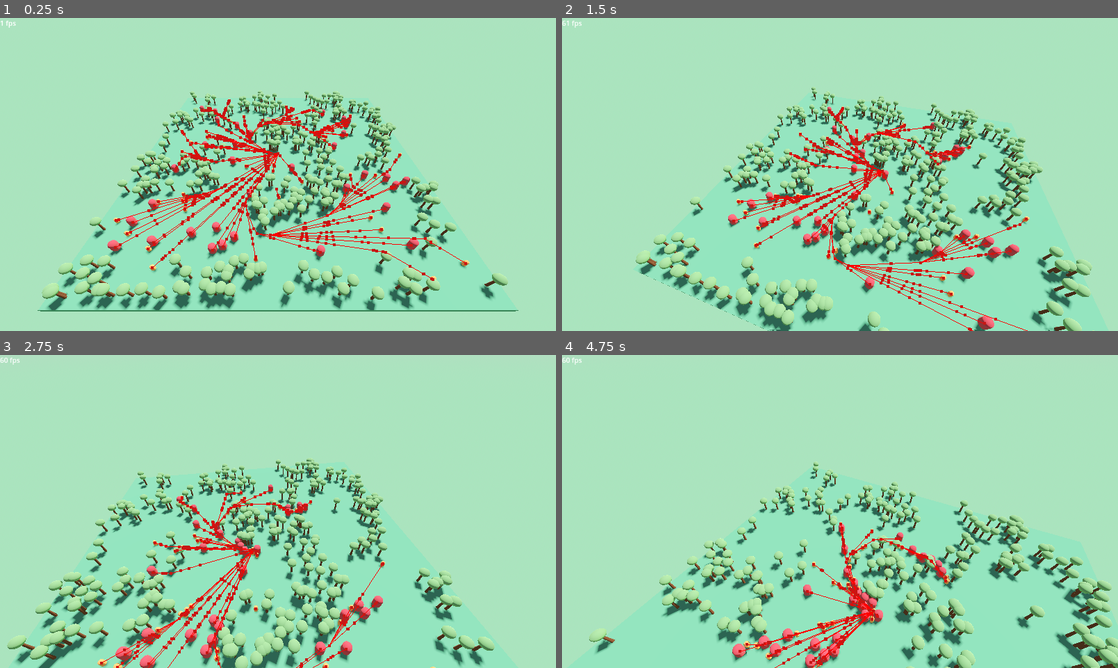
Above: before the commit, frames 1-4 (two rows, left to right).
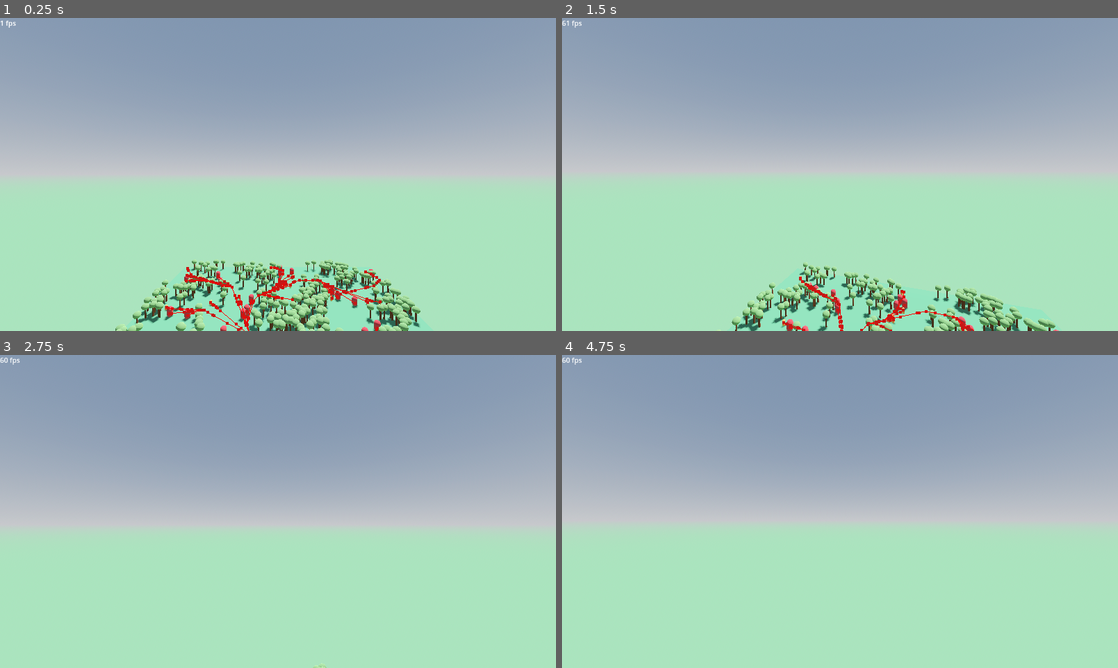
Above: after the commit, the same moments.

Repository: LyciaStenson/EcosystemSimulation
Game: Godot game, scene res://Scenes/Main.tscn
The game is run twice, just before and just after one commit, with the same random seed, the same clock (stepped at 60 frames per second) and the same inputs.
Inputs (mouse positions are in pixels of both pictures, inside the frame that each line leads up to):
- Up to frame 1 (0.25 s): no input
- Up to frame 2 (1.5 s): move the mouse to (867, 174) at 0.52 s; hold W (MoveForward) from 0.53 s (still down); move the mouse to (812, 174) at 1.27 s
- Up to frame 3 (2.75 s): keep holding W (MoveForward); move the mouse to (289, 505) at 2.02 s
- Up to frame 4 (4.75 s): keep holding W (MoveForward); move the mouse to (834, 517) at 2.77 s; move the mouse to (878, 514) at 3.52 s; move the mouse to (795, 508) at 4.27 s

The runs differ from the first frame. In frame 1, 67% of the frame differs, in the area x 0-100%, y 0-100%; in frame 2, 66%; in frame 3, 70%; in frame 4, 69%.

Commit message:
Now using single Agent script for predator and preys

Diff:
--- a/Scenes/EcosystemManager.tscn
+++ b/Scenes/EcosystemManager.tscn
@@ -24,9 +24,6 @@
 [node name="EcosystemManager" type="NavigationRegion3D"]
 navigation_mesh = SubResource("NavigationMesh_iaftw")
 script = ExtResource("1_roijb")
-predator_num = 35
-tree_threshold = 0.01
-tree_probability = 0.003
 predator_scene = ExtResource("2_2rcuf")
 prey_scene = ExtResource("3_qsvxw")
 tree_mesh = SubResource("CylinderMesh_mvuc2")
--- a/Scenes/Main.tscn
+++ b/Scenes/Main.tscn
@@ -27,7 +27,10 @@
 [node name="Main" type="Node3D"]
 
 [node name="EcosystemManager" parent="." instance=ExtResource("1_rktck")]
+predator_num = 50
 prey_num = 50
+tree_threshold = 0.03
+tree_probability = 0.005
 
 [node name="Ground" type="Node3D" parent="EcosystemManager"]
 transform = Transform3D(1, 0, 0, 0, 1, 0, 0, 0, 1, 0, -0.25, 0)
@@ -36,7 +39,8 @@
 mesh = SubResource("BoxMesh_y10c4")
 
 [node name="Player" parent="." instance=ExtResource("3_livb2")]
-transform = Transform3D(1, 0, 0, 0, 0.707107, 0.707107, 0, -0.707107, 0.707107, 0, 25, 30)
+transform = Transform3D(1, 0, 0, 0, 1, 0, 0, 0, 1, 0, 25, 30)
+speed = 10.0
 
 [node name="DirectionalLight" type="DirectionalLight3D" parent="."]
 transform = Transform3D(-0.866025, -0.433013, 0.25, 0, 0.5, 0.866025, -0.5, 0.75, -0.433013, 0, 10, 0)
--- a/Scenes/Predator.tscn
+++ b/Scenes/Predator.tscn
@@ -1,6 +1,6 @@
 [gd_scene load_steps=6 format=3 uid="uid://ds7ywmd4f72ug"]
 
-[ext_resource type="Script" path="res://Scripts/Predator.gd" id="1_pjthh"]
+[ext_resource type="Script" path="res://Scripts/Agent.gd" id="1_4im0s"]
 
 [sub_resource type="StandardMaterial3D" id="StandardMaterial3D_7iswk"]
 albedo_color = Color(0.680728, 0.201599, 0.219601, 1)
@@ -16,7 +16,7 @@
 radius = 5.0
 
 [node name="Predator" type="CharacterBody3D"]
-script = ExtResource("1_pjthh")
+script = ExtResource("1_4im0s")
 
 [node name="MeshInstance" type="MeshInstance3D" parent="."]
 transform = Transform3D(1, 0, 0, 0, 1, 0, 0, 0, 1, 0, 0.875, 0)
--- a/Scenes/Prey.tscn
+++ b/Scenes/Prey.tscn
@@ -1,6 +1,6 @@
 [gd_scene load_steps=6 format=3 uid="uid://bgikwvc66amod"]
 
-[ext_resource type="Script" path="res://Scripts/Prey.gd" id="1_wcvex"]
+[ext_resource type="Script" path="res://Scripts/Agent.gd" id="1_7pta4"]
 
 [sub_resource type="StandardMaterial3D" id="StandardMaterial3D_by572"]
 albedo_color = Color(0.83642, 0.481453, 0.242139, 1)
@@ -18,7 +18,7 @@
 radius = 5.0
 
 [node name="Prey" type="CharacterBody3D"]
-script = ExtResource("1_wcvex")
+script = ExtResource("1_7pta4")
 
 [node name="MeshInstance" type="MeshInstance3D" parent="."]
 transform = Transform3D(1, 0, 0, 0, 1, 0, 0, 0, 1, 0, 0.5, 0)
--- a/Scripts/Predator.gd
+++ b/Scripts/Agent.gd
@@ -1,11 +1,9 @@
 extends CharacterBody3D
-class_name Predator
+class_name Agent
 
 const SPEED : float = 3.0
 
 var lifetime : float = 180.0
-
-#var velocity : Vector3
 
 @onready var nav_agent : NavigationAgent3D = $NavigationAgent
 @onready var visibility_area : Area3D = $VisibilityArea
@@ -44,7 +42,6 @@
 		velocity.x = move_toward(velocity.x, 0, SPEED)
 		velocity.z = move_toward(velocity.z, 0, SPEED)
 
-	#global_position += velocity * delta
 	move_and_slide()
 
 func get_target_position() -> Vector3:
--- a/Scripts/EcosystemManager.gd
+++ b/Scripts/EcosystemManager.gd
@@ -34,14 +34,14 @@
 
 func bake_nav_done():
 	for i in predator_num:
-		var instantiated_scene : Predator = predator_scene.instantiate()
+		var instantiated_scene : Agent = predator_scene.instantiate()
 		var spawn_position_index : int = randi_range(0, spawn_positions.size() - 1)
 		instantiated_scene.position = spawn_positions[spawn_position_index]
 		spawn_positions.remove_at(spawn_position_index)
 		add_child(instantiated_scene)
 
 	for i in prey_num:
-		var instantiated_scene : Prey = prey_scene.instantiate()
+		var instantiated_scene : Agent = prey_scene.instantiate()
 		var spawn_position_index : int = randi_range(0, spawn_positions.size() - 1)
 		instantiated_scene.position = spawn_positions[spawn_position_index]
 		spawn_positions.remove_at(spawn_position_index)
--- a/Scripts/Prey.gd
+++ /dev/null
@@ -1,59 +0,0 @@
-extends CharacterBody3D
-class_name Prey
-
-var gravity : float = ProjectSettings.get_setting("physics/3d/default_gravity")
-
-const SPEED : float = 3.0
-
-var lifetime : float = 120.0
-
-var birth_time : float
-
-@onready var nav_agent : NavigationAgent3D = $NavigationAgent
-@onready var visibility_area : Area3D = $VisibilityArea
-
-@export var prey : Node3D
-
-#var velocity : Vector3
-
-func _ready():
-	birth_time = Time.get_ticks_msec()
-
-	set_physics_process(false)
-	call_deferred("nav_server_ready")
-
-func nav_server_ready():
-	await get_tree().physics_frame
-	set_physics_process(true)
-
-func _physics_process(delta):
-	if get_age() > lifetime:
-		queue_free()
-
-	nav_agent.target_position = get_target_position()
-
-	var direction : Vector3
-
-	if nav_agent.is_navigation_finished():
-		direction = Vector3()
-
-	direction = global_position.direction_to(nav_agent.get_next_path_position())
-
-	if direction:
-		velocity.x = direction.x * SPEED
-		velocity.z = direction.z * SPEED
-	else:
-		velocity.x = move_toward(velocity.x, 0, SPEED)
-		velocity.z = move_toward(velocity.z, 0, SPEED)
-
-	#global_position += velocity * delta
-	move_and_slide()
-
-func get_target_position() -> Vector3:
-	if prey:
-		return prey.global_position
-	else:
-		return Vector3()
-
-func get_age() -> float:
-	return (Time.get_ticks_msec() - birth_time) * 0.001
